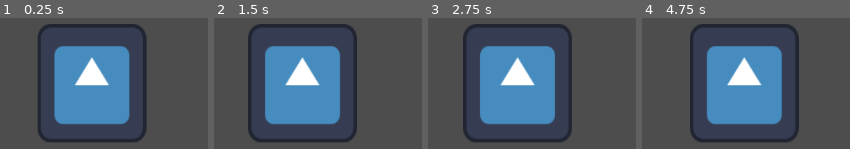
Above: before the commit, frames 1-4 (left to right).
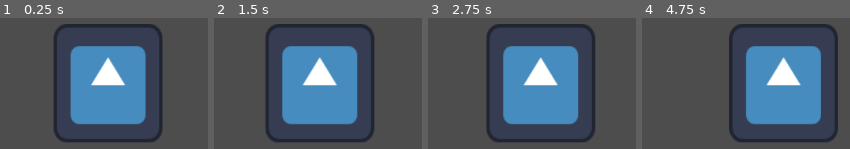
Above: after the commit, the same moments.

Repository: DBaldwin8/Game-Jam-91
Game: Godot game, scene res://scenes/npc/npc_body.tscn
The game is run twice, just before and just after one commit, with the same random seed, the same clock (stepped at 60 frames per second) and the same inputs. The project has no main scene, so this scene is started directly. The engine's default icon, where the game draws it, is replaced by a stand-in: a white triangle on a blue panel in a dark square.
Inputs:
- Up to frame 1 (0.25 s): no input
- Up to frame 2 (1.5 s): no input
- Up to frame 3 (2.75 s): no input
- Up to frame 4 (4.75 s): tap Enter at 2.75 s

The runs differ from the first frame. In frame 1, 17% of the frame differs, in the area x 18-78%, y 4-95%; in frame 2, 19%; in frame 3, 23%; in frame 4, 31%, in the area x 23-95%, y 4-95%.

Commit message:
Didn't save changes for NPC_TYPE ar

Diff:
--- a/scenes/npc/npc_body.gd
+++ b/scenes/npc/npc_body.gd
@@ -5,7 +5,7 @@
 # DONE - Walking needs to be called here in a _process()
 # PLAN CHANGED - random number multiplied up to change the x position
 # NEW PLAN DONE - using a set speed * delta.
-# DONE AS ARRAY - NPC types
+# Done - NPC types
 # TODO - Steal function
 
 const NPC_TYPE = [
@@ -22,7 +22,7 @@
 	var random_num = randf() # random number between 0 and 1 inclussive.
 	if random_num < 0.1: # bottom 10% chance of standing still.
 		movement = 0
-	if random_num > 0.95: # top 10% chance of changing direction.
+	if random_num > 0.9: # top 10% chance of changing direction.
 		if direction == "right":
 			direction = "left"
 			movement = speed * -1 # negative moves left
